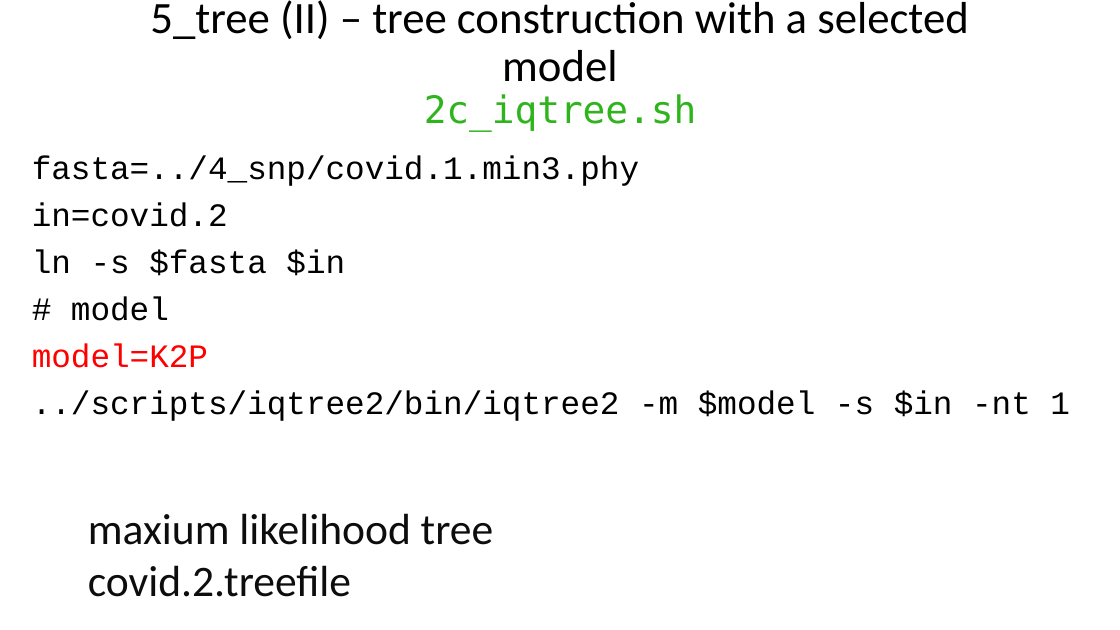
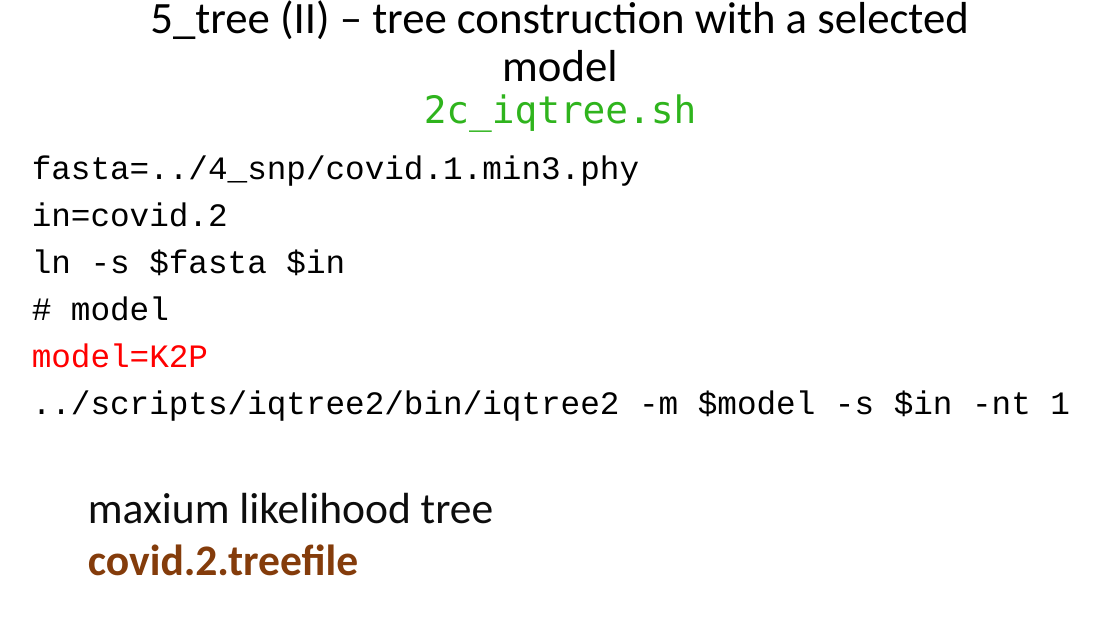
Before and after one commit to liu3zhenlab/teaching, a slide deck: slide 20 of PLPTH813Bioinformatis/2025/2_lab/lab09_tree.pptx (slide 19 before the commit). Drawn at 1120x630 pixels with LibreOffice and Linux fonts; fonts in the diff are those of the drawing. Boxes give left, top, right and bottom in pixels: in the first picture for what was removed or moved away, otherwise in the second. Text is boxed around its words. In the diff, an @@ line names an element or a change of style, - is before the commit and + after.

```diff
--- a/PLPTH813Bioinformatis/2025/2_lab/lab09_tree.pptx
+++ b/PLPTH813Bioinformatis/2025/2_lab/lab09_tree.pptx
@@ text "maxium likelihood tree": place and size @@
-text "maxium likelihood tree" at bbox=[88, 513, 493, 597]
+text "maxium likelihood tree" at bbox=[88, 492, 493, 576]
@@ text at bbox=[88, 544, 358, 576]: text colour #0D0D0D to #843C0B, bold on in "covid.2.treefile" @@
```
Also in this commit, not shown: 8 other slides changed, 1 slide added, 3 other files.
